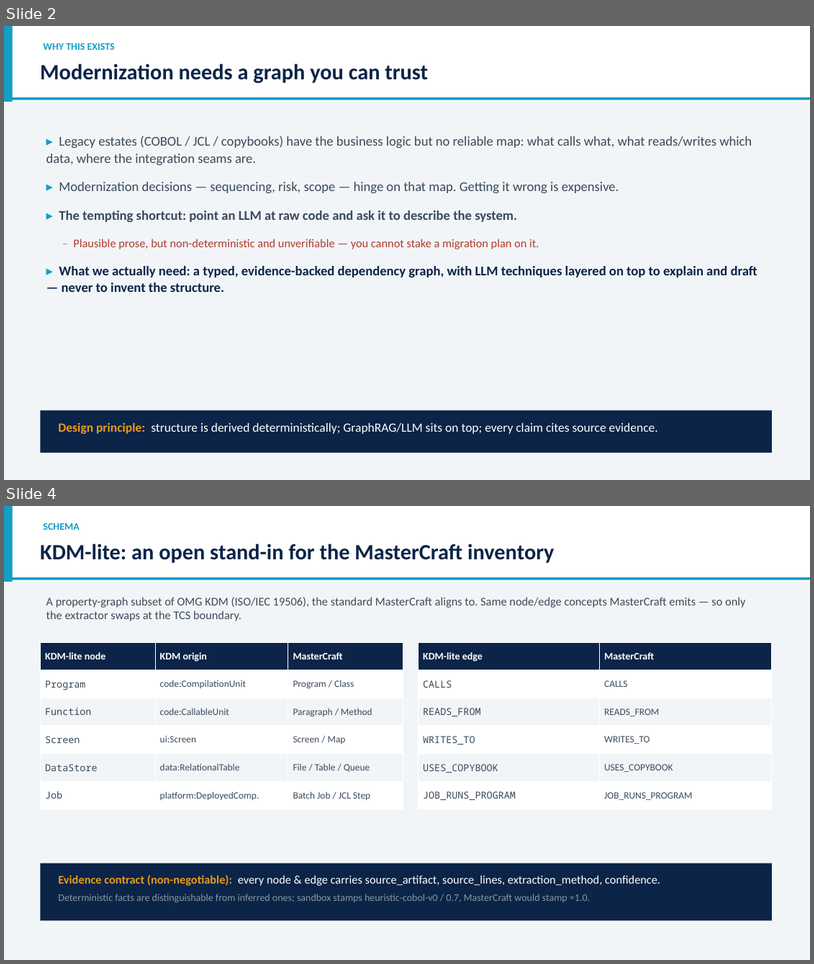
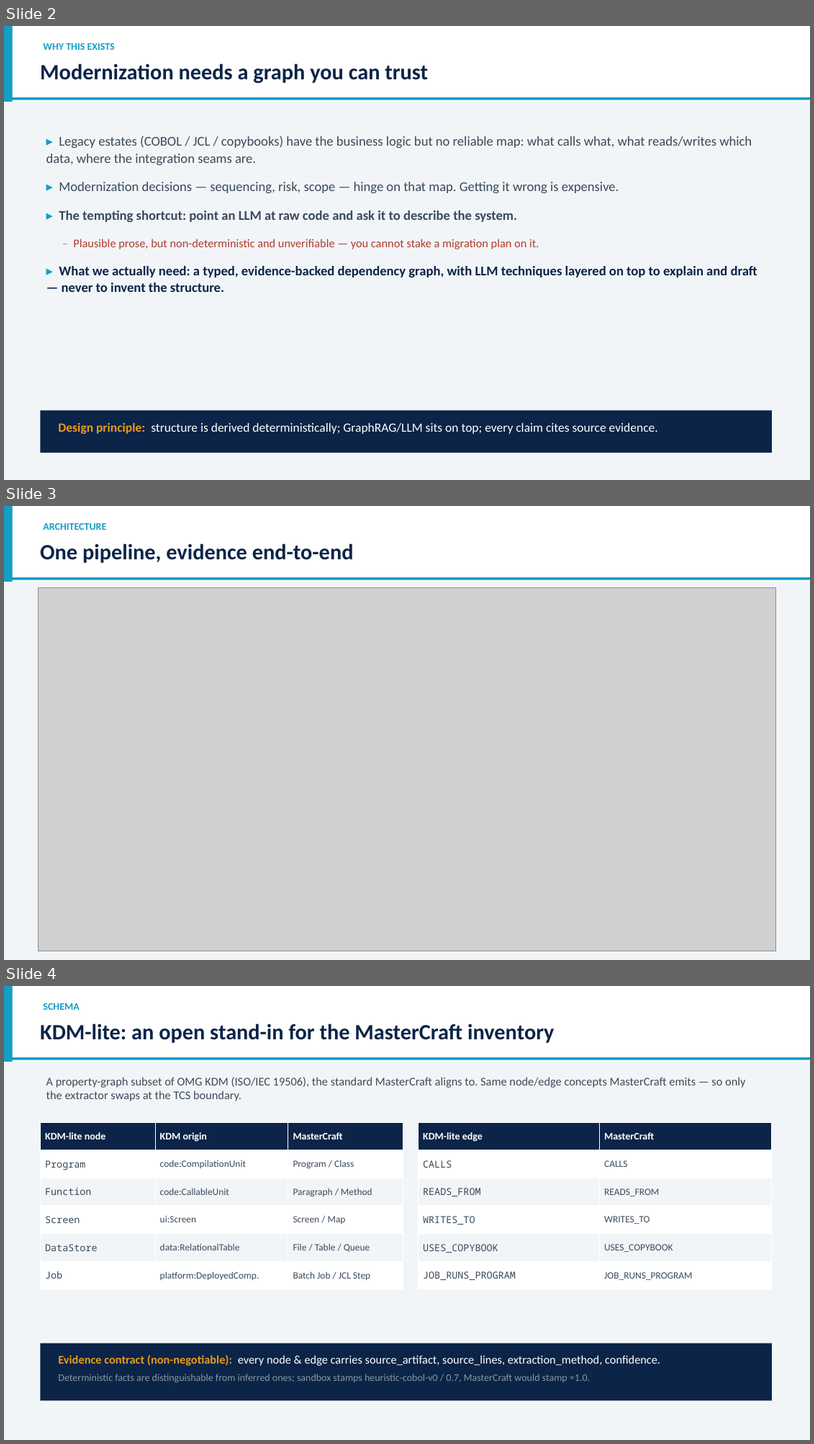
Before and after one commit to cubreto/test, a slide deck: code-graph-modernization/deck/code-graph-modernization.pptx. Shown one above the other, each under a label of ours: slides 2 and 4 before the commit, slides 2, 3 and 4 after it; the slides between them are not shown. The pictures are 814x964 and 814x1444 pixels, drawn with LibreOffice and Linux fonts; fonts in the diff are those of the drawing; grey boxes stand for pictures. Boxes give left, top, right and bottom in pixels: in the first picture for what was removed or moved away, otherwise in the second. Text is boxed around its words. In the diff, an @@ line names an element or a change of style, - is before the commit and + after.

```diff
--- a/code-graph-modernization/deck/code-graph-modernization.pptx
+++ b/code-graph-modernization/deck/code-graph-modernization.pptx
@@ slide 3 added at box(4, 506, 810, 960), background #FFFFFF @@
@@ rectangle added at box(4, 506, 810, 960), fill #F2F5F8 @@
@@ rectangle added at box(4, 506, 810, 582), fill #FFFFFF @@
@@ rectangle added at box(4, 506, 13, 582), fill #149EC8 @@
@@ text added at box(43, 523, 106, 530), 12 pt, text #149EC8, bold @@
+ARCHITECTURE
@@ text added at box(40, 543, 354, 563), 26 pt, text #0B2447, bold @@
+One pipeline, evidence end-to-end
@@ rectangle added at box(4, 577, 810, 580), fill #149EC8 @@
@@ picture added at box(38, 587, 777, 951) @@
```
Also in this commit, not shown: 1 other slide added, 1 slide removed, 5 other files.
